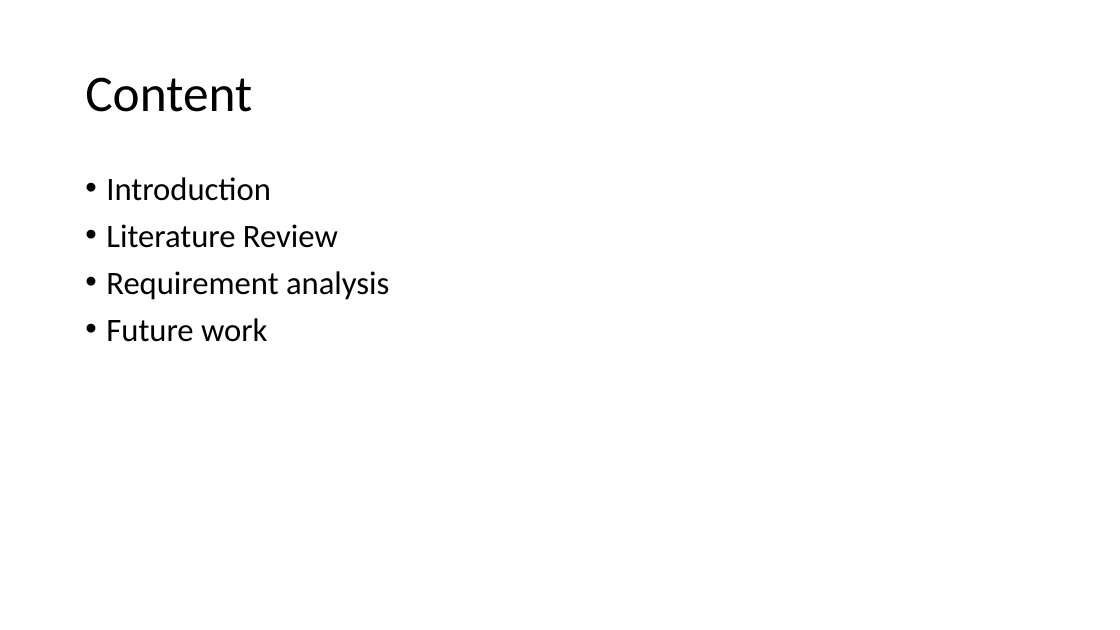
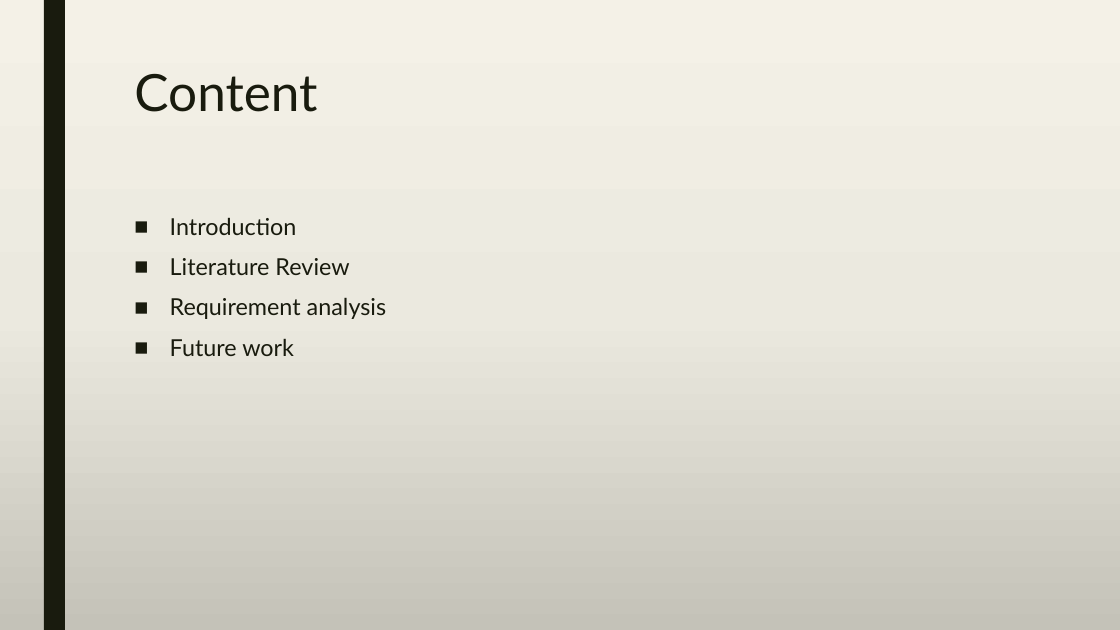
Before and after one commit to A-3li/Capstone, a slide deck: slide 2 of Capstone.pptx. Drawn at 1120x630 pixels with LibreOffice and Linux fonts; fonts in the diff are those of the drawing. Boxes give left, top, right and bottom in pixels: in the first picture for what was removed or moved away, otherwise in the second. Text is boxed around its words. In the diff, an @@ line names an element or a change of style, - is before the commit and + after.

```diff
--- a/Capstone.pptx
+++ b/Capstone.pptx
@@ background #FFFFFF to gradient #F4F2E7 to #EBEAE0 to #C4C3B9 @@
@@ rectangle added at <box>44,0,65,630</box>, fill #191B0E @@
@@ title "Content": place and size @@
-title "Content" at <box>85,77,252,112</box>
+title "Content" at <box>134,74,317,112</box>
@@ title "Content" at <box>134,74,317,112</box>: font Calibri to Lato, text colour #000000 to #191B0E; line spacing 0.9 to 0.89; vertical alignment middle to top @@
@@ text "Introduction": place and size @@
-text "Introduction" at <box>106,177,389,342</box>
+text "Introduction" at <box>170,218,386,356</box>
@@ text "Introduction" at <box>170,218,386,356</box>: size 28 to 20 pt, font Calibri to Lato, text colour #000000 to #191B0E; bullet • to ■; line spacing 0.9 to 0.94; more space between paragraphs @@
```
Also in this commit, not shown: 1 other slide changed, 5 slides added.
